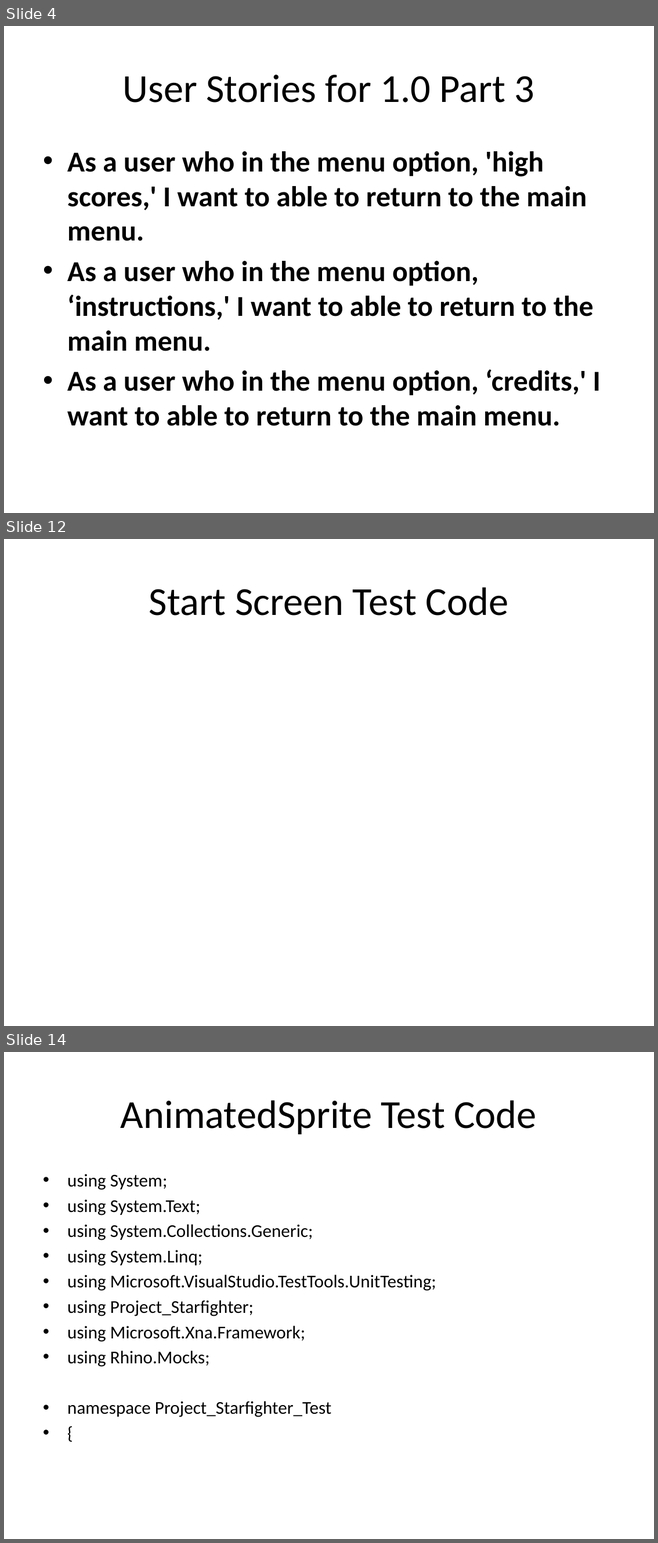
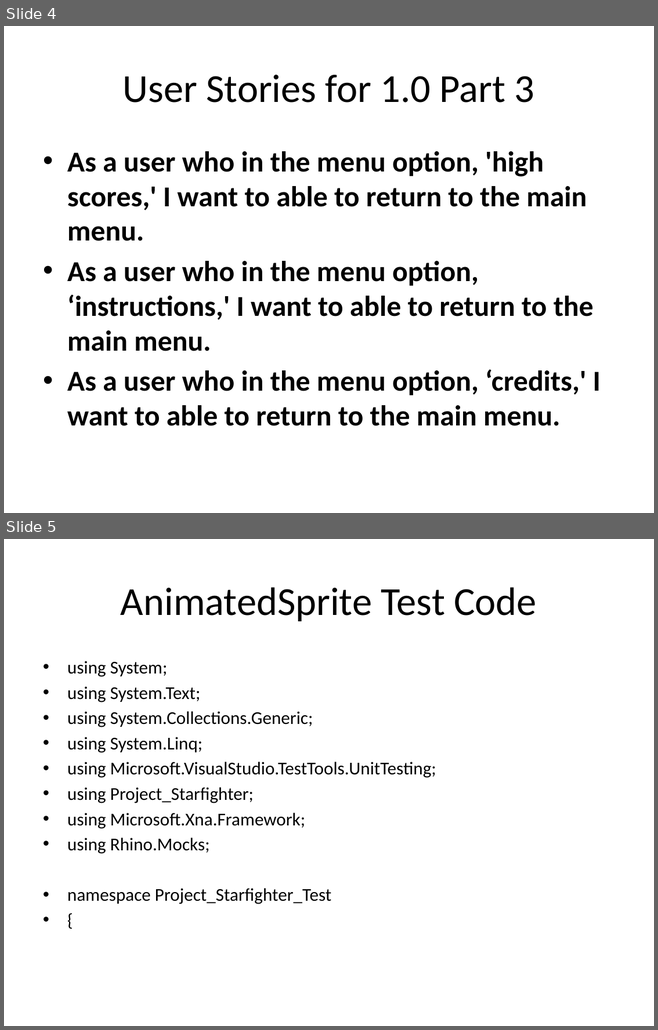
Before and after one commit to csce3513/Team15, a slide deck: Project Starfighter 1.0.pptx. Shown one above the other, each under a label of ours: slides 4, 12 and 14 before the commit, slides 4 and 5 after it; the slides between them are not shown. The pictures are 658x1543 and 658x1030 pixels, drawn with LibreOffice and Linux fonts; fonts in the diff are those of the drawing; background and template pictures are left out. Boxes give left, top, right and bottom in pixels: in the first picture for what was removed or moved away, otherwise in the second. Text is boxed around its words. In the diff, an @@ line names an element or a change of style, - is before the commit and + after.

```diff
--- a/Project Starfighter 1.0.pptx
+++ b/Project Starfighter 1.0.pptx
@@ slide 12 removed at box(4, 539, 654, 1026), background picture (left out) @@
@@ title removed at box(149, 587, 508, 616) @@
-Start Screen Test Code
@@ what was slide 14 is now slide 5 @@
```
Also in this commit, not shown: 8 other slides removed, 1 other file.
